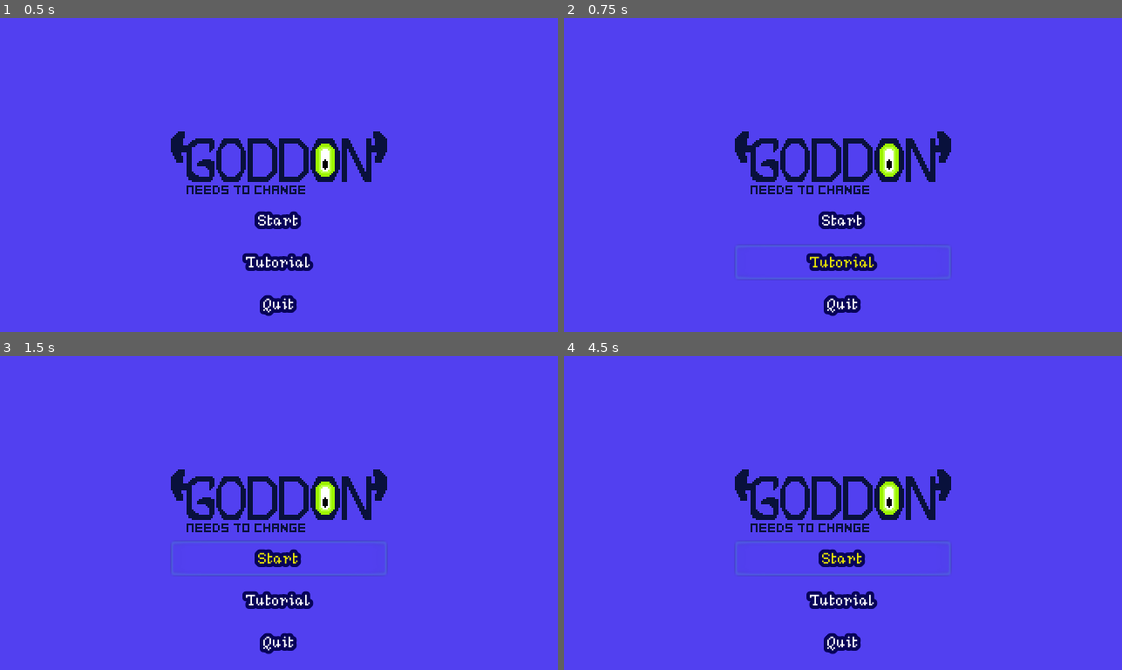
Above: before the commit, frames 1-4 (two rows, left to right).
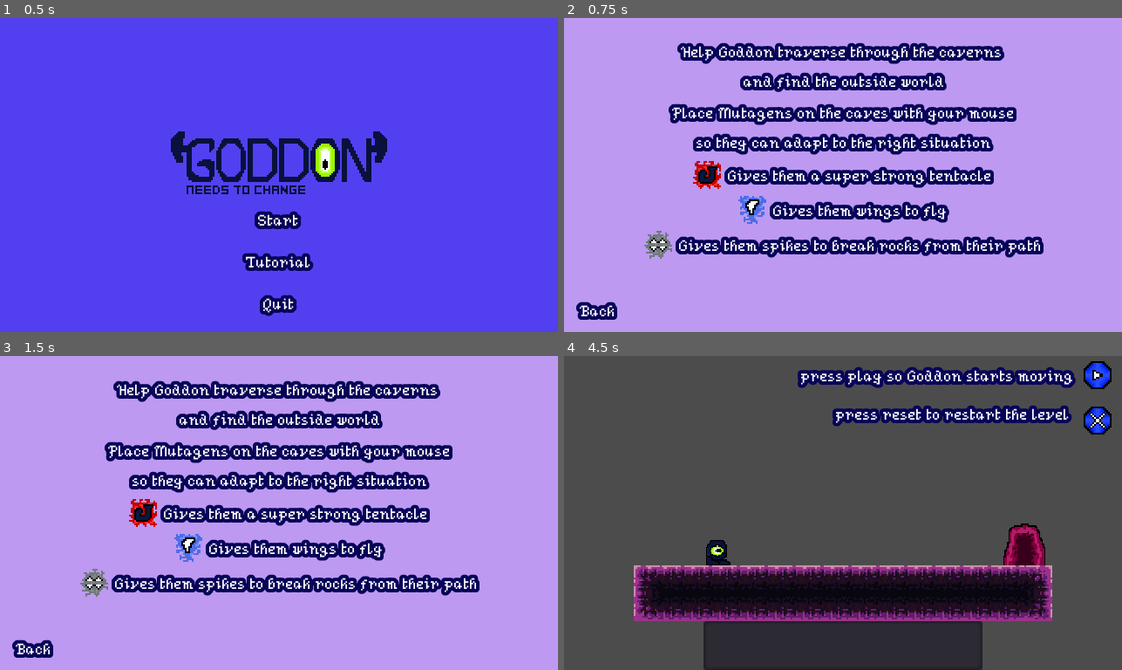
Above: after the commit, the same moments.

Repository: Empis-House/goddon-needs-to-change
Game: Godot game, scene res://Scenes/Menu.tscn
Two runs of this game, one before a commit and one after it. Both use one fixed random seed, a clock stepped at 60 frames per second and the inputs below.
Inputs (mouse positions are in pixels of both pictures, inside the frame that each line leads up to):
- Up to frame 1 (0.5 s): no input
- Up to frame 2 (0.75 s): click "Tutorial" at 0.5 s
- Up to frame 3 (1.5 s): click (279, 556) at 1.25 s, where only the run before the commit has a clickable "Start"
- Up to frame 4 (4.5 s): click (843, 556) at 2 s, where only the run before the commit has a clickable "Start"; click (843, 556) at 2.75 s, where only the run before the commit has a clickable "Start"; click (597, 648) at 3.5 s, where only the run after the commit has a clickable "Back"; click "Start" at 4.25 s

Frame 1 is identical in both runs. In frame 2, 100% of the frame differs, in the area x 0-100%, y 0-100%; in frame 3, 100%; in frame 4, 100%.

Commit message:
fix scene dependencies

Diff:
--- a/Scenes/EndMenu.tscn
+++ b/Scenes/EndMenu.tscn
@@ -1,6 +1,6 @@
 [gd_scene load_steps=3 format=2]
 
-[ext_resource path="res://kobold.tres" type="Theme" id=1]
+[ext_resource path="res://Assets/kobold.tres" type="Theme" id=1]
 [ext_resource path="res://Scripts/EndMenu.gd" type="Script" id=2]
 
 [node name="Control" type="Control"]
--- a/Scenes/Level_1.tscn
+++ b/Scenes/Level_1.tscn
@@ -1,8 +1,8 @@
 [gd_scene load_steps=6 format=2]
 
-[ext_resource path="res://tiles.tres" type="TileSet" id=1]
+[ext_resource path="res://Assets/tiles.tres" type="TileSet" id=1]
 [ext_resource path="res://Scenes/UI/HUD.tscn" type="PackedScene" id=2]
-[ext_resource path="res://kobold.tres" type="Theme" id=3]
+[ext_resource path="res://Assets/kobold.tres" type="Theme" id=3]
 [ext_resource path="res://Scenes/monster.tscn" type="PackedScene" id=4]
 [ext_resource path="res://Scenes/Cave.tscn" type="PackedScene" id=5]
 
--- a/Scenes/Level_2.tscn
+++ b/Scenes/Level_2.tscn
@@ -1,10 +1,10 @@
 [gd_scene load_steps=6 format=2]
 
-[ext_resource path="res://tiles.tres" type="TileSet" id=1]
+[ext_resource path="res://Assets/tiles.tres" type="TileSet" id=1]
 [ext_resource path="res://Scenes/UI/HUD.tscn" type="PackedScene" id=2]
 [ext_resource path="res://Scenes/Cave.tscn" type="PackedScene" id=3]
 [ext_resource path="res://Scenes/monster.tscn" type="PackedScene" id=4]
-[ext_resource path="res://kobold.tres" type="Theme" id=5]
+[ext_resource path="res://Assets/kobold.tres" type="Theme" id=5]
 
 [node name="Level_2" type="Node2D"]
 
--- a/Scenes/Level_3.tscn
+++ b/Scenes/Level_3.tscn
@@ -1,11 +1,11 @@
 [gd_scene load_steps=7 format=2]
 
-[ext_resource path="res://tiles.tres" type="TileSet" id=1]
+[ext_resource path="res://Assets/tiles.tres" type="TileSet" id=1]
 [ext_resource path="res://Scenes/UI/HUD.tscn" type="PackedScene" id=2]
 [ext_resource path="res://Scenes/Cave.tscn" type="PackedScene" id=3]
 [ext_resource path="res://Scenes/monster.tscn" type="PackedScene" id=4]
 [ext_resource path="res://Scenes/Block.tscn" type="PackedScene" id=5]
-[ext_resource path="res://kobold.tres" type="Theme" id=6]
+[ext_resource path="res://Assets/kobold.tres" type="Theme" id=6]
 
 [node name="Level_3" type="Node2D"]
 
--- a/Scenes/Level_5.tscn
+++ b/Scenes/Level_5.tscn
@@ -1,10 +1,10 @@
 [gd_scene load_steps=6 format=2]
 
-[ext_resource path="res://tiles.tres" type="TileSet" id=1]
+[ext_resource path="res://Assets/tiles.tres" type="TileSet" id=1]
 [ext_resource path="res://Scenes/UI/HUD.tscn" type="PackedScene" id=2]
 [ext_resource path="res://Scenes/Cave.tscn" type="PackedScene" id=3]
 [ext_resource path="res://Scenes/monster.tscn" type="PackedScene" id=4]
-[ext_resource path="res://kobold.tres" type="Theme" id=5]
+[ext_resource path="res://Assets/kobold.tres" type="Theme" id=5]
 
 [node name="Level_5" type="Node2D"]
 
--- a/Scenes/Level_6.tscn
+++ b/Scenes/Level_6.tscn
@@ -1,10 +1,10 @@
 [gd_scene load_steps=6 format=2]
 
-[ext_resource path="res://tiles.tres" type="TileSet" id=1]
+[ext_resource path="res://Assets/tiles.tres" type="TileSet" id=1]
 [ext_resource path="res://Scenes/UI/HUD.tscn" type="PackedScene" id=2]
 [ext_resource path="res://Scenes/Cave.tscn" type="PackedScene" id=3]
 [ext_resource path="res://Scenes/monster.tscn" type="PackedScene" id=4]
-[ext_resource path="res://kobold.tres" type="Theme" id=5]
+[ext_resource path="res://Assets/kobold.tres" type="Theme" id=5]
 
 [node name="Level_6" type="Node2D"]
 
--- a/Scenes/Level_7.tscn
+++ b/Scenes/Level_7.tscn
@@ -1,6 +1,6 @@
 [gd_scene load_steps=6 format=2]
 
-[ext_resource path="res://tiles.tres" type="TileSet" id=1]
+[ext_resource path="res://Assets/tiles.tres" type="TileSet" id=1]
 [ext_resource path="res://Scenes/UI/HUD.tscn" type="PackedScene" id=2]
 [ext_resource path="res://Scenes/Cave.tscn" type="PackedScene" id=3]
 [ext_resource path="res://Scenes/monster.tscn" type="PackedScene" id=4]
--- a/Scenes/Level_8.tscn
+++ b/Scenes/Level_8.tscn
@@ -1,6 +1,6 @@
 [gd_scene load_steps=5 format=2]
 
-[ext_resource path="res://tiles.tres" type="TileSet" id=1]
+[ext_resource path="res://Assets/tiles.tres" type="TileSet" id=1]
 [ext_resource path="res://Scenes/UI/HUD.tscn" type="PackedScene" id=2]
 [ext_resource path="res://Scenes/Cave.tscn" type="PackedScene" id=3]
 [ext_resource path="res://Scenes/monster.tscn" type="PackedScene" id=4]
--- a/Scenes/Level_9.tscn
+++ b/Scenes/Level_9.tscn
@@ -1,6 +1,6 @@
 [gd_scene load_steps=6 format=2]
 
-[ext_resource path="res://tiles.tres" type="TileSet" id=1]
+[ext_resource path="res://Assets/tiles.tres" type="TileSet" id=1]
 [ext_resource path="res://Scenes/UI/HUD.tscn" type="PackedScene" id=2]
 [ext_resource path="res://Scenes/Cave.tscn" type="PackedScene" id=3]
 [ext_resource path="res://Scenes/monster.tscn" type="PackedScene" id=4]
--- a/Scenes/Tutorial.tscn
+++ b/Scenes/Tutorial.tscn
@@ -1,6 +1,6 @@
 [gd_scene load_steps=6 format=2]
 
-[ext_resource path="res://kobold.tres" type="Theme" id=1]
+[ext_resource path="res://Assets/kobold.tres" type="Theme" id=1]
 [ext_resource path="res://Assets/Sprites/powers/spikes/frame0000.png" type="Texture" id=2]
 [ext_resource path="res://Assets/Sprites/powers/strength/frame0000.png" type="Texture" id=3]
 [ext_resource path="res://Assets/Sprites/powers/fly/frame0000.png" type="Texture" id=4]
--- a/Scenes/UI/HUD.tscn
+++ b/Scenes/UI/HUD.tscn
@@ -3,7 +3,7 @@
 [ext_resource path="res://Scripts/HUD.gd" type="Script" id=1]
 [ext_resource path="res://Assets/Sprites/buttons/Play_button.png" type="Texture" id=2]
 [ext_resource path="res://Assets/Sprites/buttons/Stop_button.png" type="Texture" id=3]
-[ext_resource path="res://kobold.tres" type="Theme" id=4]
+[ext_resource path="res://Assets/kobold.tres" type="Theme" id=4]
 
 [node name="HUD" type="Control"]
 anchor_left = 0.5
